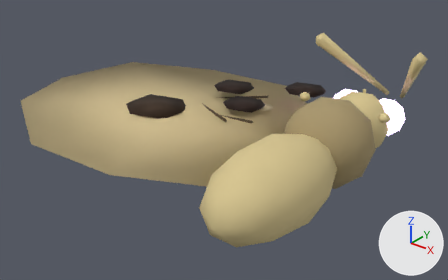
The Blender file assets-src/polilla/polilla.blend: old version first, new version second.
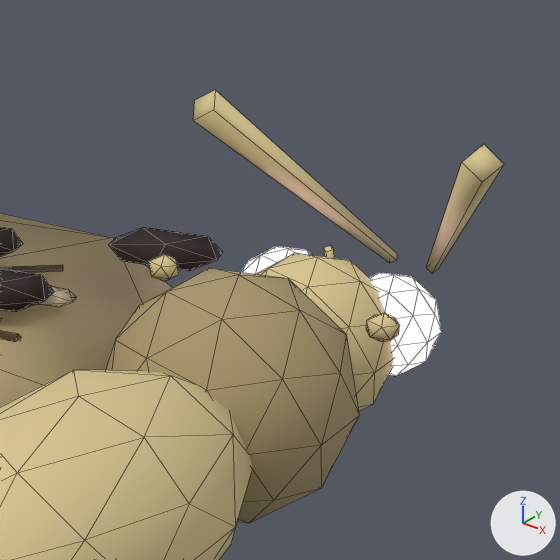
Old and new are each drawn whole from a 50 mm camera at (1.32, -1.57, 1.38) aimed at (-0.59, 0.82, -0.1) and again close up on the part from 55% to 100% of the width and 0% to 72% of the height. The axes (+X, +Y, +Z) are drawn at lower right. The lights are the same throughout. The first two pictures are the older version. The close-ups show mesh edges as thin lines.

The scene before the commit, as lines of its bpy script (objects in view):
```python
me_polilla = bpy.data.meshes.new('Polilla')
me_polilla.from_pydata(...)  # 282 vertices, 498 faces; spans x -0.31..0.31, y 0.0..1.66, z -0.21..0.46
me_polilla.polygons.foreach_set('use_smooth', [True] * 498)
# faces by material slot: [218, 80, 160, 40]
me_polilla.materials.append(mat_body)  # beige #d8c690
me_polilla.materials.append(mat_thorax)  # beige #a8966c
me_polilla.materials.append(mat_eye)  # purple #c9a0ff, glowing pale blue #f0d8ff
me_polilla.materials.append(mat_eyecore)  # white #ffffff, glowing white #ffffff
# before: 128 (-0.04, 1.66, 0.06) at pixel (396, 253), 129 (-0.27, 1.24, 0.46) at pixel (215, 89), 130 (-0.03, 1.65, 0.05) at pixel (396, 260), 131 (-0.25, 1.21, 0.43) at pixel (213, 110), 132 (-0.05, 1.64, 0.04) at pixel (389, 263)
# before: 133 (-0.29, 1.21, 0.41) at pixel (193, 120), 134 (-0.05, 1.66, 0.05), 135 (-0.31, 1.24, 0.43) at pixel (194, 100), 136 (0.04, 1.66, 0.06), 137 (0.27, 1.24, 0.46) at pixel (483, 143)
# before: 138 (0.05, 1.66, 0.05) at pixel (438, 268), 139 (0.31, 1.24, 0.43) at pixel (504, 164), 140 (0.05, 1.64, 0.04) at pixel (432, 273), 141 (0.29, 1.21, 0.41) at pixel (482, 182), 142 (0.03, 1.65, 0.05) at pixel (426, 267)
# before: 143 (0.25, 1.21, 0.43) at pixel (461, 162)
me_wingr = bpy.data.meshes.new('WingR')
me_wingr.from_pydata(...)  # 168 vertices, 250 faces; spans x -1.82..0.06, y 0.0..1.42, z -0.04..0.13
me_wingr.polygons.foreach_set('use_smooth', [True] * 250)
me_wingr.materials.append(mat_wing)  # beige #d4c090
me_wingr.materials.append(mat_wingh)  # brown #a89068
me_wingr.materials.append(mat_wingmark)  # brown #3a2818
me_wingr.materials.append(mat_spot)  # black #2a1810
me_wingr.materials.append(mat_spot_001)  # black #2a1810
me_wingr.materials.append(mat_spot_002)  # black #2a1810
me_wingr.materials.append(mat_spot_003)  # black #2a1810
me_wingr.materials.append(mat_spot_004)  # black #2a1810
me_wingr.materials.append(mat_wingspot)  # beige #e8d8b0
me_wingr.materials.append(mat_vein)  # brown #5a4830
ob_polilla = bpy.data.objects.new('Polilla', me_polilla)
ob_polilla.location = (0.0, 0.0, 0.0)
ob_wingr = bpy.data.objects.new('WingR', me_wingr)
ob_wingr.location = (0.0, 0.0, 0.0)
```
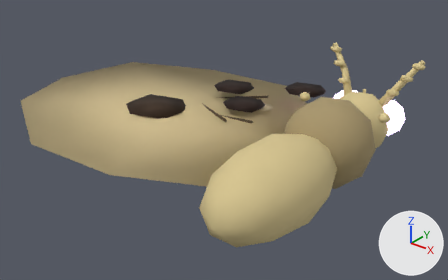
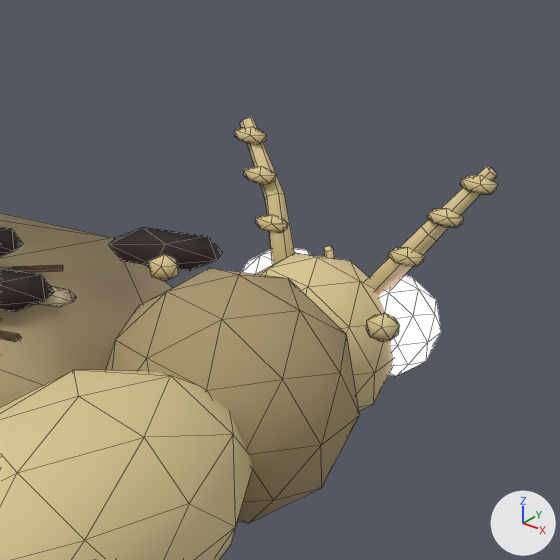
Diff of the bpy script that builds the scene:
```diff
--- a/assets-src/polilla/polilla.blend.py
+++ b/assets-src/polilla/polilla.blend.py
@@ me_polilla @@
 # used by ob_polilla; location = (0.0, 0.0, 0.0)
 # verts and faces of me_polilla; kept vertices keep their numbers, new ones are numbered from 282
-me_polilla.from_pydata(...)  # 282 vertices, 498 faces; spans x -0.31..0.31, y 0.0..1.66, z -0.21..0.46
+me_polilla.from_pydata(...)  # 368 vertices, 630 faces; spans x -0.27..0.27, y 0.0..1.4, z -0.21..0.39
+# me_polilla part 1: a new loose piece, an icosphere of 20 faces spanning x 0.105..0.174, y 1.257..1.297, z 0.193..0.229, in mat_body (beige #d8c690)
+# me_polilla part 2: a new loose piece, an icosphere of 20 faces spanning x 0.156..0.225, y 1.29..1.33, z 0.271..0.307, in mat_body (beige #d8c690)
+# me_polilla part 3: a new loose piece, an icosphere of 20 faces spanning x 0.198..0.268, y 1.317..1.358, z 0.336..0.372, in mat_body (beige #d8c690)
+# me_polilla part 4: a new loose piece, an icosphere of 20 faces spanning x -0.174..-0.105, y 1.257..1.297, z 0.193..0.229, in mat_body (beige #d8c690)
+# me_polilla part 5: a new loose piece, an icosphere of 20 faces spanning x -0.225..-0.156, y 1.29..1.33, z 0.271..0.307, in mat_body (beige #d8c690)
+# me_polilla part 6: a new loose piece, an icosphere of 20 faces spanning x -0.268..-0.198, y 1.317..1.358, z 0.336..0.372, in mat_body (beige #d8c690)
+# me_polilla part 7: a new loose piece of 15 vertices spanning x 0.06..0.26, y 1.22..1.36, z 0.11..0.39, in mat_body (beige #d8c690)
+# me_polilla part 8: a new loose piece of 15 vertices spanning x -0.26..-0.06, y 1.22..1.36, z 0.11..0.39, in mat_body (beige #d8c690)
+# me_polilla part 9
+delete_vertices([*range(128, 144)])  # with the faces that use them
 me_polilla.materials.append(mat_body)
```

Pixel boxes [x1, y1, x2, y2] of what changed, in the close-ups (560 x 560 px):
'Polilla', reshaped: before [0, 90, 504, 560]; after [0, 117, 498, 560]
part 1 of me_polilla, added (beige): after [389, 247, 425, 266]
part 2 of me_polilla, added (beige): after [427, 208, 464, 227]
part 3 of me_polilla, added (beige): after [460, 175, 498, 194]
part 4 of me_polilla, added (beige): after [255, 215, 288, 232]
part 5 of me_polilla, added (beige): after [244, 166, 276, 184]
part 6 of me_polilla, added (beige): after [234, 127, 267, 144]
part 7 of me_polilla, added: after [366, 166, 498, 295]
part 8 of me_polilla, added (beige): after [240, 117, 295, 264]
part 9 of me_polilla, deleted (beige): before [193, 90, 504, 274]
